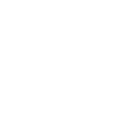
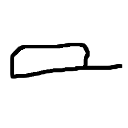
Layers edited between the first and the second 128x128 image:
showed "icon-hat" over (10, 42, 123, 79)
